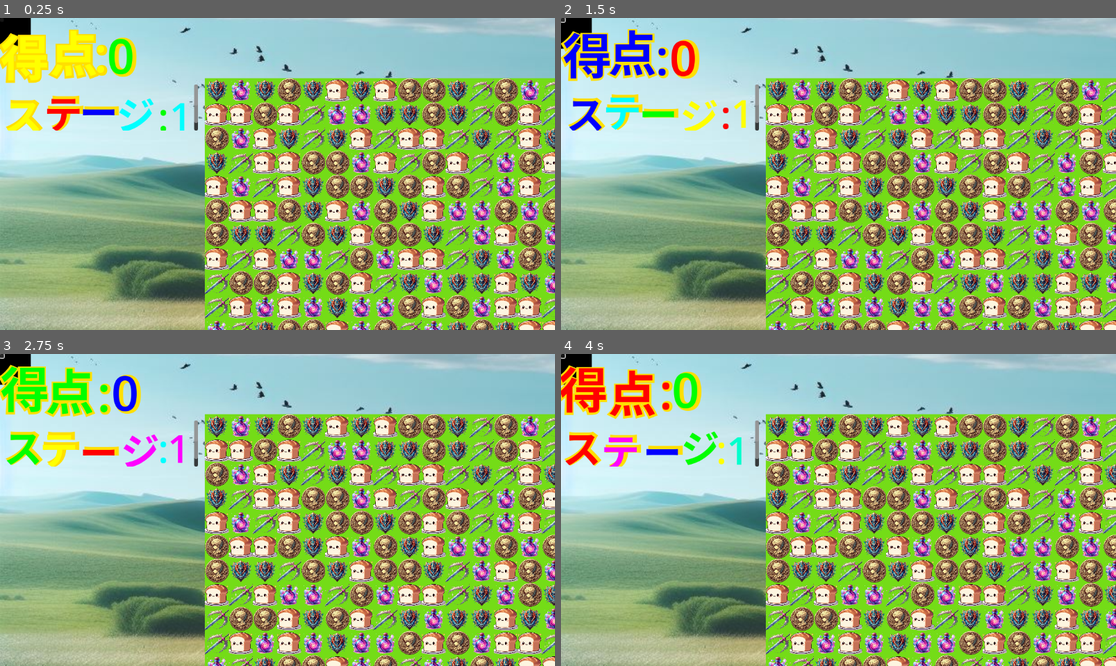
Above: before the commit, frames 1-4 (two rows, left to right).
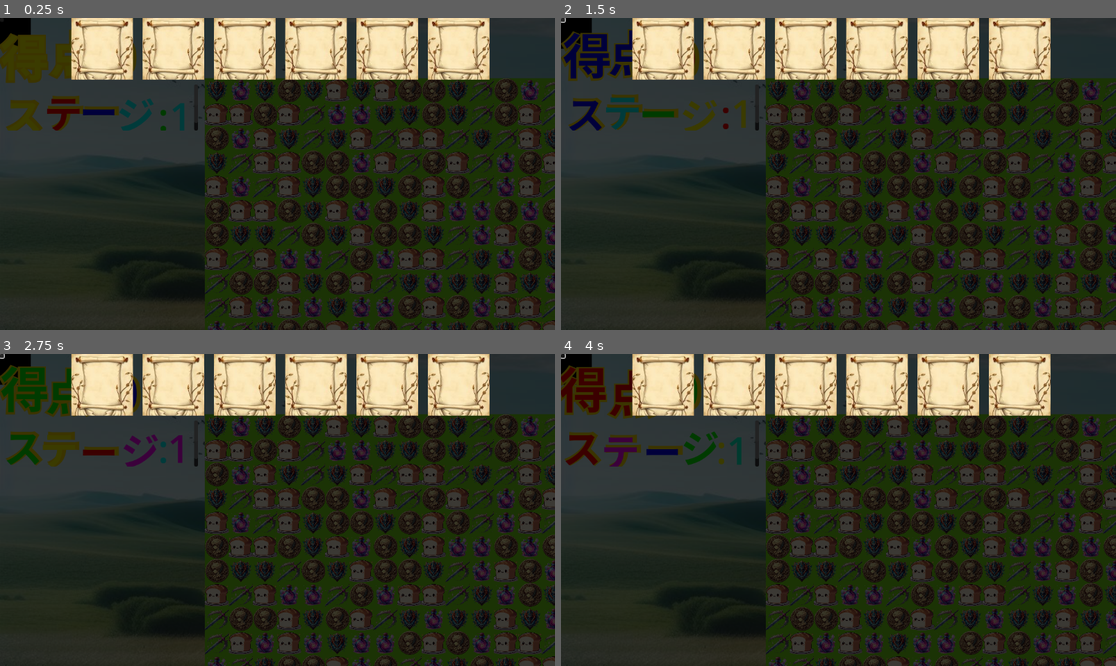
Above: after the commit, the same moments.

Repository: 2ufkpfb9daxnik/roguelikepuzzle
Game: Godot game, scene res://main_scene.tscn
The game is run twice, just before and just after one commit, with the same random seed, the same clock (stepped at 60 frames per second) and the same inputs. This scene is started directly instead of the project's main scene. Video files are missing from this copy of the repository; at most half a second of black plays in their place.
Inputs (mouse positions are in pixels of both pictures, inside the frame that each line leads up to):
- Up to frame 1 (0.25 s): no input
- Up to frame 2 (1.5 s): click (561, 21) at 0.5 s; click (561, 21) at 1.25 s
- Up to frame 3 (2.75 s): click (0, 357) at 2 s
- Up to frame 4 (4 s): move the mouse to (960, 494) at 2.77 s; click (960, 494) at 2.92 s; move the mouse to (727, 525) at 3.52 s; click (727, 525) at 3.67 s

The runs differ from the first frame. In frame 1, 100% of the frame differs, in the area x 0-100%, y 0-100%; in frame 2, 100%; in frame 3, 100%; in frame 4, 100%.

Commit message:
バフ選択画面追加

Diff:
--- a/buff_card.gd
+++ b/buff_card.gd
@@ -5,7 +5,11 @@
 
 # バフデータを保持する変数
 var buff_data
-var screen
+var screen # 親ノード
+var hbox # 表示する欄
+var buffs # ランダムで決めるバフ
+var picture # バフの絵
+var original_picture # バフの絵の元
 
 # 初期設定メソッド
 func setup(data):
@@ -16,8 +20,9 @@
 	$Icon.texture = load(buff_data["icon_path"])
 
 func _ready():
-	screen = get_parent()
-	screen.visible = false
+	screen = get_parent() # 親ノードを設定する
+	hbox =screen.get_child(1) # HBoxContainerを設定する
+	screen.visible = false # バフを選ぶ画面を隠す
 
 # ボタンが押されたときにシグナルを発信
 func _on_button_pressed():
@@ -25,5 +30,14 @@
 
 # ステージをクリアしたとき
 func buff_selecter():
-	print("buff_selecterの実行に成功")
-	screen.visible = true
+	screen.visible = true # バフを選ぶ画面を表示する
+	buffs=[0, 0, 0, 0, 0, 0] # バフをランダムで選ぶ予定
+	original_picture=get_child(0).texture # 元の画像を代入する
+	var scale=Control.new()
+	scale.set_custom_minimum_size(Vector2(128, 128))
+	hbox.add_child(scale)
+	for i in range(6):
+		picture=TextureRect.new() # pictureをTextureRectとして作る
+		picture.texture=original_picture # pictureの中身を元の画像にする
+		picture.visible=true # pictureを表示する
+		hbox.add_child(picture) # hboxに追加する
--- a/buff_card.tscn
+++ b/buff_card.tscn
@@ -10,10 +10,9 @@
 
 [node name="TextureRect" type="TextureRect" parent="."]
 layout_mode = 0
-offset_left = 2.0
-offset_top = -2.0
-offset_right = 514.0
-offset_bottom = 510.0
+offset_right = 512.0
+offset_bottom = 512.0
+scale = Vector2(0.25, 0.25)
 texture = ExtResource("1_u4a5h")
 
 [node name="title" type="RichTextLabel" parent="."]
--- a/puzzle_board.tscn
+++ b/puzzle_board.tscn
@@ -34,6 +34,7 @@
 script = ExtResource("1_2mien")
 
 [node name="Cells" parent="." instance=ExtResource("1_virbo")]
+metadata/_edit_use_anchors_ = true
 
 [node name="DroppingPieces" type="Node" parent="."]
 
@@ -78,13 +79,15 @@
 
 [node name="HBoxContainer" type="HBoxContainer" parent="BuffManager/BuffSelectionScreen"]
 layout_mode = 0
-offset_right = 27.0
-offset_bottom = 33.0
+theme_override_constants/separation = 20
+alignment = 1
 
 [node name="Button" parent="BuffManager/BuffSelectionScreen" instance=ExtResource("14_gdhw6")]
 layout_mode = 0
-offset_left = -122.0
-offset_right = -114.0
+offset_left = -232.0
+offset_top = -2.0
+offset_right = -224.0
+offset_bottom = 6.0
 
 [node name="Sprite2D0" type="Sprite2D" parent="."]
 texture = ExtResource("16_yd1jb")
@@ -138,6 +141,7 @@
 [node name="VideoStreamPlayer" type="VideoStreamPlayer" parent="."]
 offset_right = 40.0
 offset_bottom = 40.0
+metadata/_edit_use_anchors_ = true
 
 [node name="block" type="AudioStreamPlayer" parent="."]
 stream = ExtResource("23_fv4ln")
--- a/stage_manager.gd
+++ b/stage_manager.gd
@@ -18,6 +18,7 @@
 signal stage_clear
 # Called when the node enters the scene tree for the first time.
 func _ready() -> void: # 初期化
+	connect("stage_clear", Callable(get_parent().get_child(0).get_child(3).get_child(1).get_child(2), "buff_selecter"))
 	board = get_parent().get_node("PuzzleBoard")  # StageLabelの参照を取得
 
 	label2 = get_node("StageLabel2")  # ScoreManagerのスコアの参照を取得
Not shown, added: Texture/enemy/00EC0D83-9ECB-49E3-A7A8-E30A64AE4476.webp.import
Not shown, added: Texture/enemy/27AB6BA0-3470-44D2-B12B-D71A7A11A263.webp.import
Not shown, added: Texture/enemy/29FFD22C-9D63-42FD-A818-42515C9B7CAD.webp.import
Not shown, added: Texture/enemy/2C4F84B5-C4C4-4CFC-BCAC-D716BA68D586.webp.import
Not shown, added: Texture/enemy/2CDF0D54-BB4C-40BC-9FDA-BFFC9BE514ED.webp.import
Not shown, added: Texture/enemy/373044AA-CAA2-40DE-A003-FBF746BF58B9.webp.import
Not shown, added: Texture/enemy/431C5D5B-E03A-4132-944F-BCB9280B9E02.webp.import
Not shown, added: Texture/enemy/486F2D2A-3A64-45B7-AE33-84043A25886C.webp.import
Not shown, added: Texture/enemy/62397D94-819D-406D-AB2E-14CF147E67A0.webp.import
Not shown, added: Texture/enemy/62FC0C59-C06A-4F2D-8F45-8B97FAF6CE0D.webp.import
Not shown, added: Texture/enemy/7CD13BE7-4A80-4A6A-9B38-8CF11176BBB6.webp.import
Not shown, added: Texture/enemy/88129345-4E97-4A28-8DE9-267163178C79.webp.import
(and 165 more such lines)
